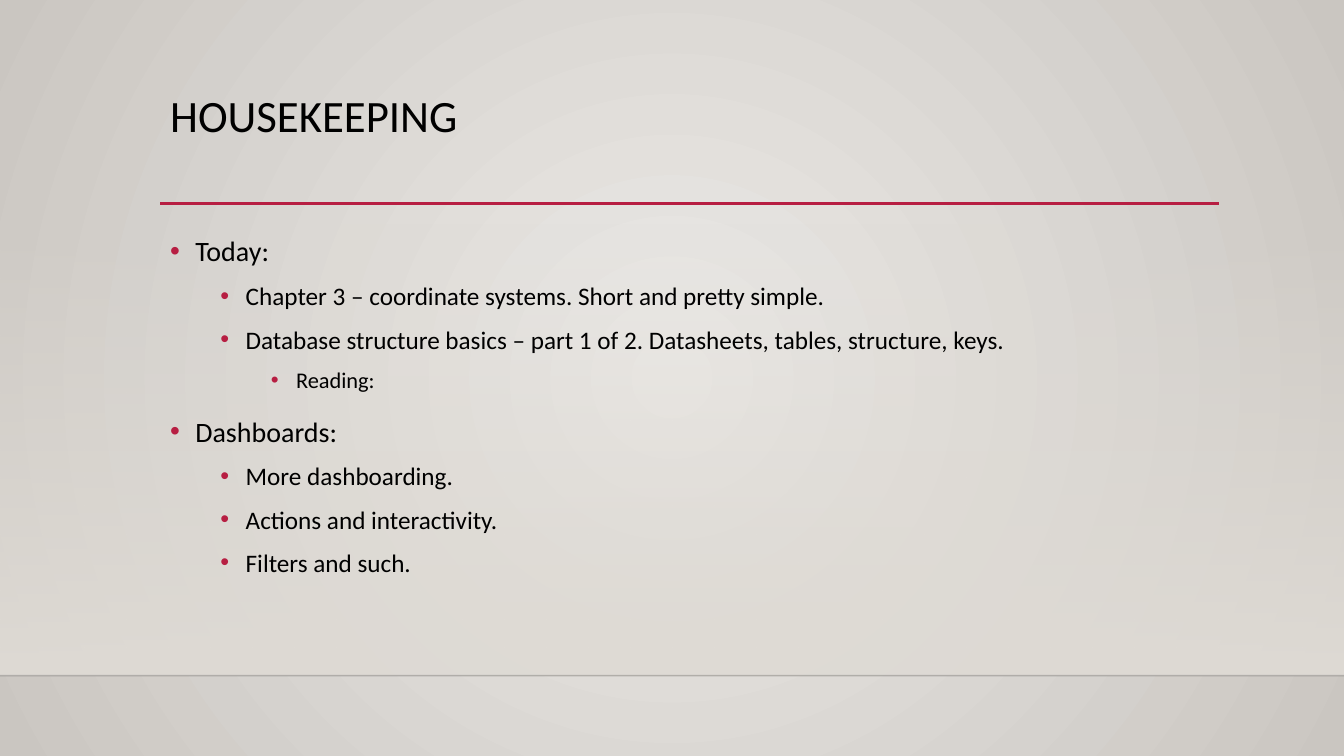
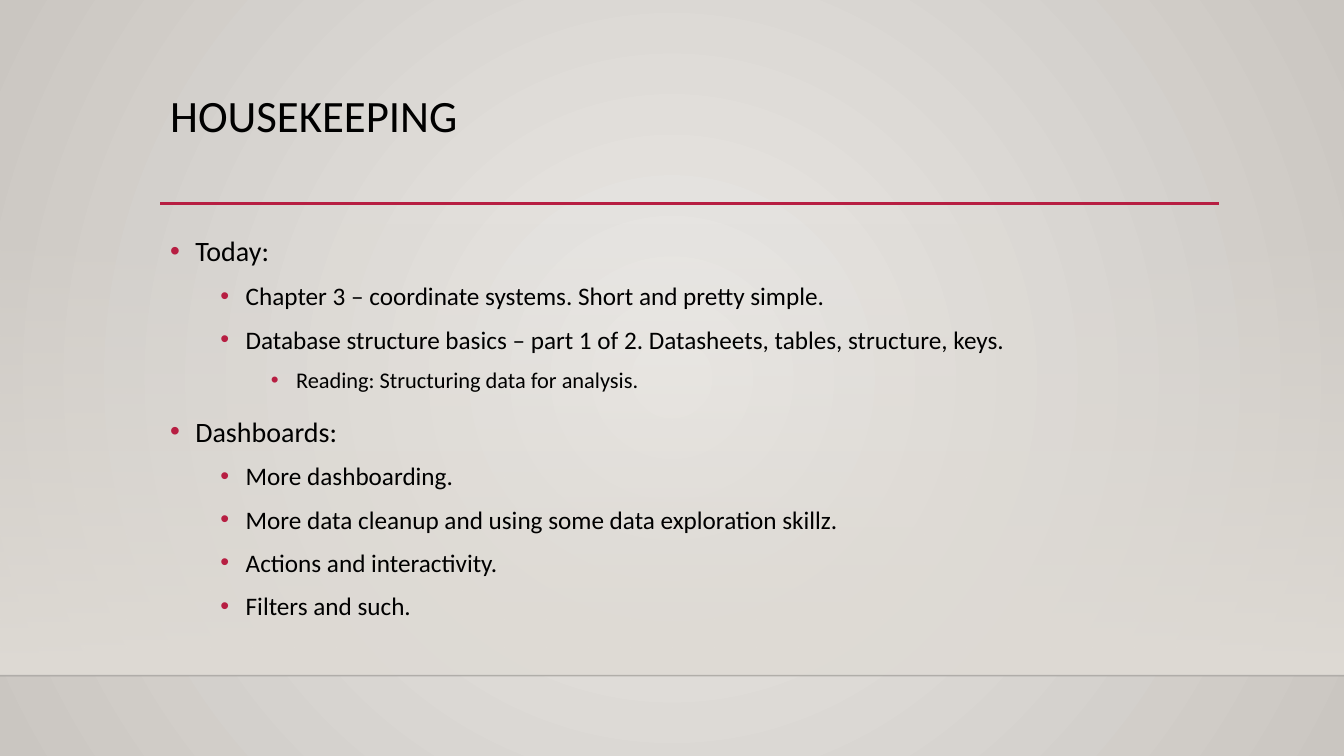
Before and after one commit to AkeemSemper/ml_datasets, a slide deck: slide 1 of slides/chapter_3.pptx. Drawn at 1344x756 pixels with LibreOffice and Linux fonts; fonts in the diff are those of the drawing; background and template pictures are left out. Boxes give left, top, right and bottom in pixels: in the first picture for what was removed or moved away, otherwise in the second. Text is boxed around its words. In the diff, an @@ line names an element or a change of style, - is before the commit and + after.

```diff
--- a/slides/chapter_3.pptx
+++ b/slides/chapter_3.pptx
@@ text at box(296, 372, 638, 392): text changed @@
-    • Reading:
+    • Reading: Structuring data for analysis.
@@ text at box(246, 511, 837, 534): paragraph added @@
+  • More data cleanup and using some data exploration skillz.
```
Also in this commit, not shown: 1 other slide changed, 1 slide added, 2 other files.
